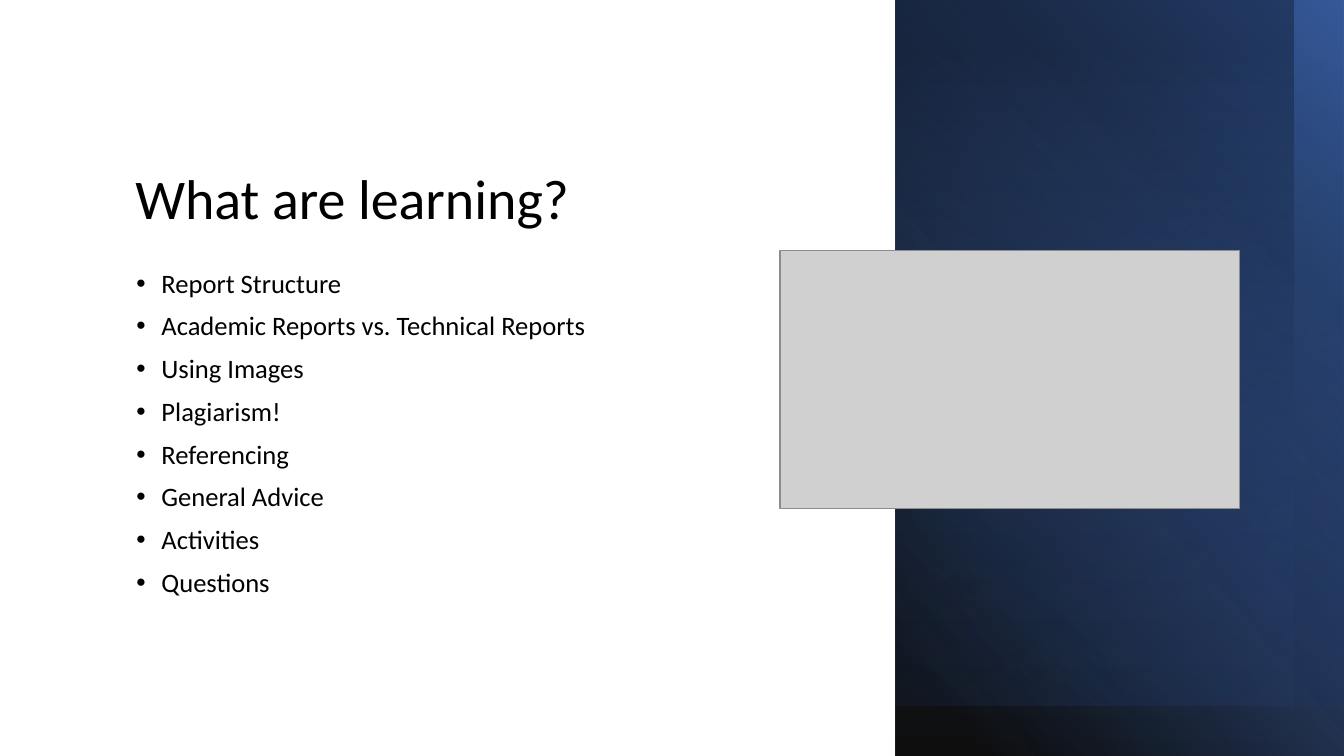
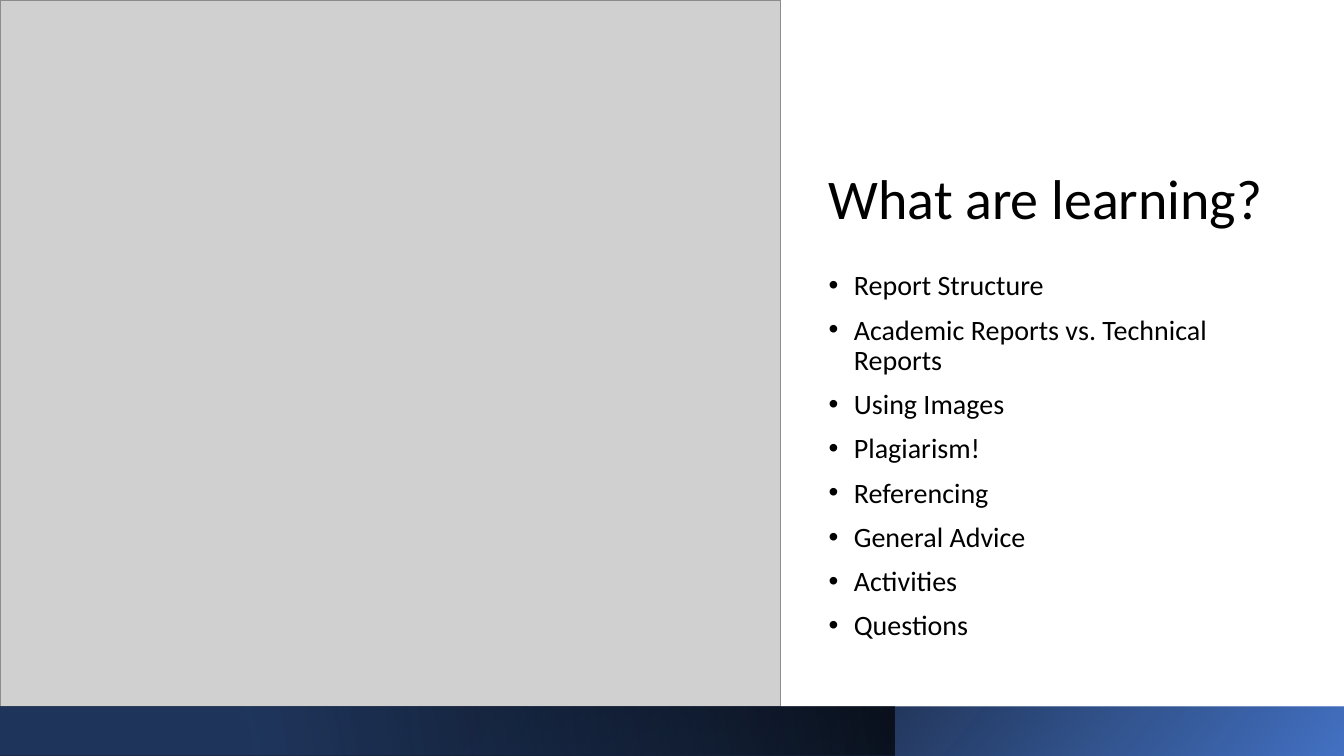
Before and after one commit to robinja4/FlexIT, a slide deck: slide 3 of Report Writing & Referencing.pptx. Drawn at 1344x756 pixels with LibreOffice and Linux fonts; fonts in the diff are those of the drawing; grey boxes stand for pictures. Boxes give left, top, right and bottom in pixels: in the first picture for what was removed or moved away, otherwise in the second. Text is boxed around its words. In the diff, an @@ line names an element or a change of style, - is before the commit and + after.

```diff
--- a/Report Writing & Referencing.pptx
+++ b/Report Writing & Referencing.pptx
@@ picture added at <box>0,0,781,707</box> @@
@@ rectangle removed at <box>895,0,1344,756</box> @@
@@ rectangle removed at <box>895,0,1344,706</box> @@
@@ rectangle removed at <box>895,0,1344,706</box> @@
@@ rectangle removed at <box>895,0,1294,756</box> @@
@@ title "What are learning?": place and size @@
-title "What are learning?" at <box>135,180,569,229</box>
+title "What are learning?" at <box>829,180,1262,229</box>
@@ picture removed at <box>780,250,1240,509</box> @@
@@ text "Report Structure": place and size @@
-text "Report Structure" at <box>161,275,585,596</box>
+text "Report Structure" at <box>854,276,1206,639</box>
@@ text "Report Structure" at <box>854,276,1206,639</box>: size 19 to 20 pt @@
@@ rectangle added at <box>0,707,1344,756</box>, fill gradient #000000 to #4472C4 @@
@@ rectangle added at <box>0,707,895,756</box>, fill gradient #2F5597 to #000000 @@
```
Also in this commit, not shown: 12 other slides changed, 2 slides removed, 2 other files.
